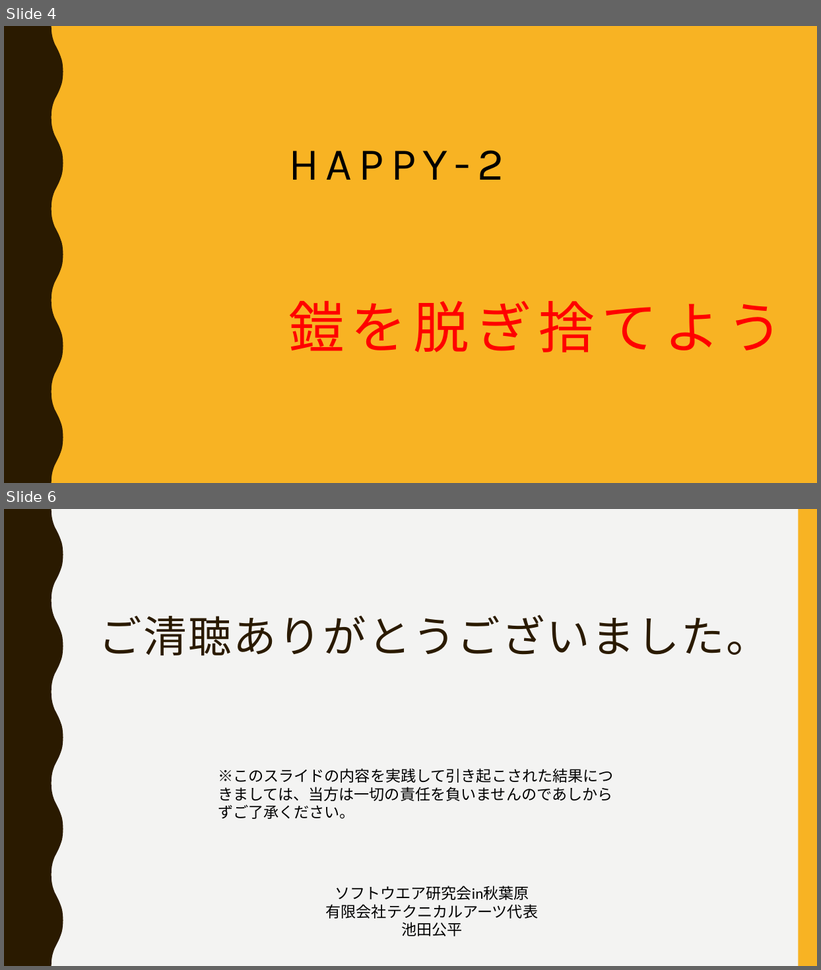
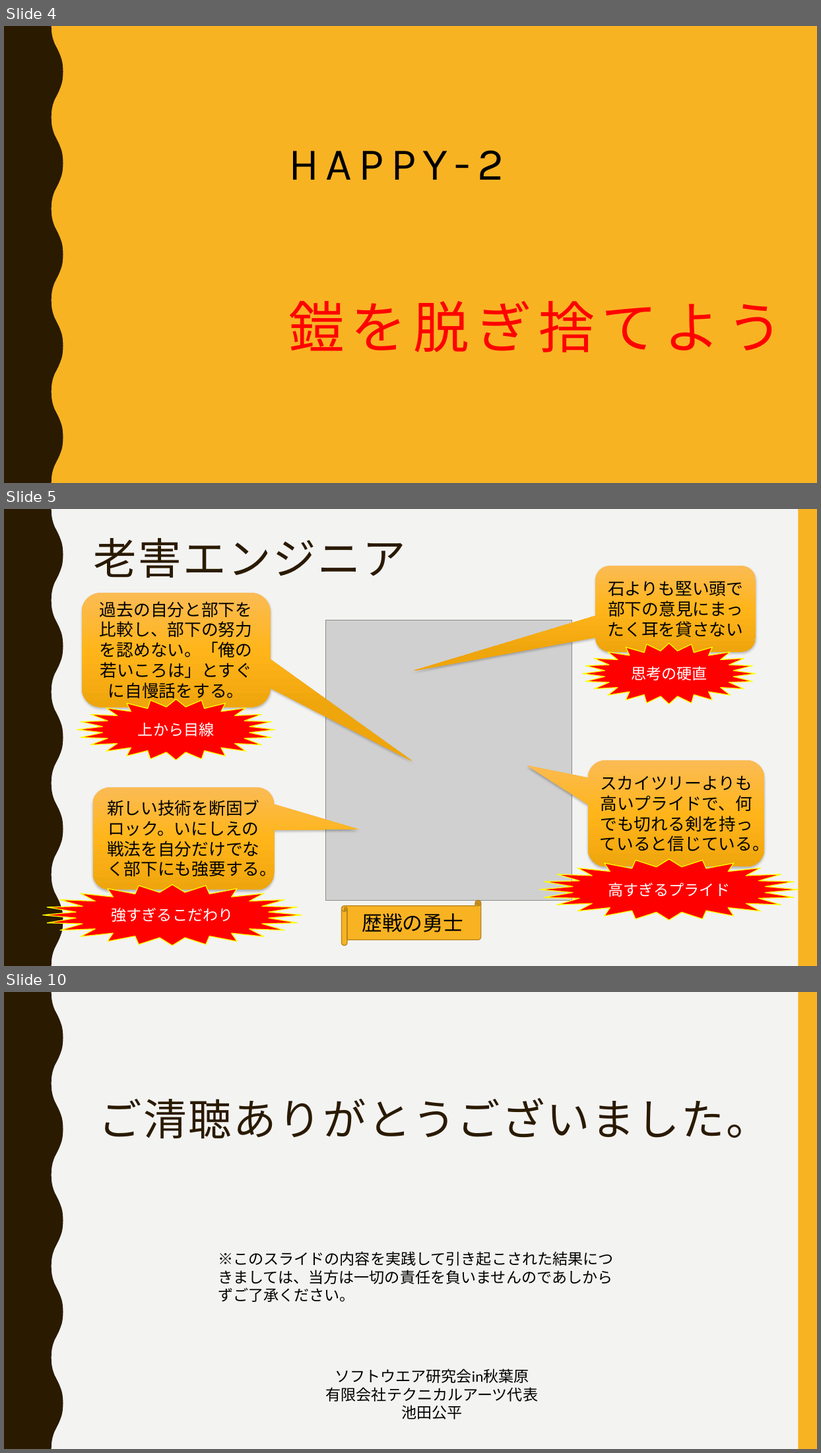
Before and after one commit to ssa-study/documents, a slide deck: HappyEngineer_part2.pptx. Shown one above the other, each under a label of ours: slides 4 and 6 before the commit, slides 4, 5 and 10 after it; the slides between them are not shown. The pictures are 821x970 and 821x1453 pixels, drawn with LibreOffice and Linux fonts; fonts in the diff are those of the drawing; grey boxes stand for pictures. Boxes give left, top, right and bottom in pixels: in the first picture for what was removed or moved away, otherwise in the second. Text is boxed around its words. In the diff, an @@ line names an element or a change of style, - is before the commit and + after.

Commit message:
問題解決手法をコミット

```diff
--- a/HappyEngineer_part2.pptx
+++ b/HappyEngineer_part2.pptx
@@ slide 5 added at <box>4,509,817,966</box>, background #F3F3F2; not listed: 2 template elements that a slide beside it also shows @@
@@ title added at <box>94,538,406,578</box>, 51 pt, text #2A1A00 @@
+老害エンジニア
@@ rounded speech box added at <box>596,566,756,652</box>, fill gradient #FBBC54 to #FFB51C to #EFA60C, 20 pt, text #000000 @@
+石よりも堅い頭で部下の意見にまったく耳を貸さない
@@ rounded speech box added at <box>82,593,271,707</box>, fill gradient #FBBC54 to #FFB51C to #EFA60C, 20 pt, text #000000 @@
+過去の自分と部下を比較し、部下の努力を認めない。「俺の若いころは」とすぐに自慢話をする。
@@ picture added at <box>325,620,572,900</box> @@
@@ star added at <box>583,643,756,704</box>, fill #FF0000, outline #FFFF00 1 pt, 18 pt, text #FFFFFF @@
+思考の硬直
@@ star added at <box>77,699,275,760</box>, fill #FF0000, outline #FFFF00 1 pt, 18 pt, text #FFFFFF @@
+上から目線
@@ rounded speech box added at <box>588,760,765,867</box>, fill gradient #FBBC54 to #FFB51C to #EFA60C, 20 pt, text #000000 @@
+スカイツリーよりも高いプライドで、何でも切れる剣を持っていると信じている。
@@ rounded speech box added at <box>93,788,274,890</box>, fill gradient #FBBC54 to #FFB51C to #EFA60C, 20 pt, text #000000 @@
+新しい技術を断固ブロック。いにしえの戦法を自分だけでなく部下にも強要する。
@@ star added at <box>540,859,799,921</box>, fill #FF0000, outline #FFFF00 1 pt, 18 pt, text #FFFFFF @@
+高すぎるプライド
@@ star added at <box>43,885,302,946</box>, fill #FF0000, outline #FFFF00 1 pt, 18 pt, text #FFFFFF @@
+強すぎるこだわり
@@ horizontal scroll added at <box>341,900,481,946</box>, fill #F8B323, outline #B7841A 1 pt, 24 pt, text #000000 @@
+歴戦の勇士
@@ what was slide 6 is now slide 10 @@
```
Also in this commit, not shown: 3 slides changed, 3 other slides added, 2 other files.
